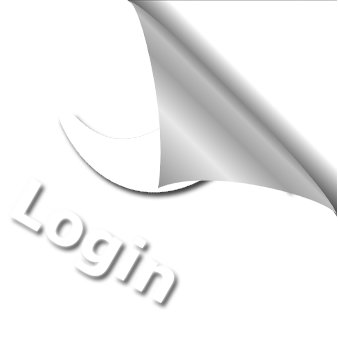
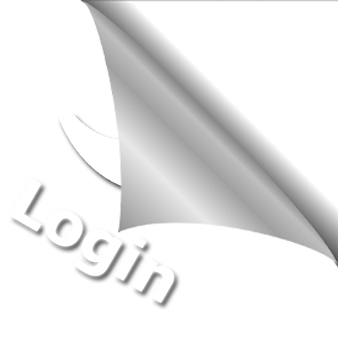
Revision of a layered 338px x 338px image; what changed, layer by layer:
painted on "Layer 3" over [80, 0, 338, 268]
